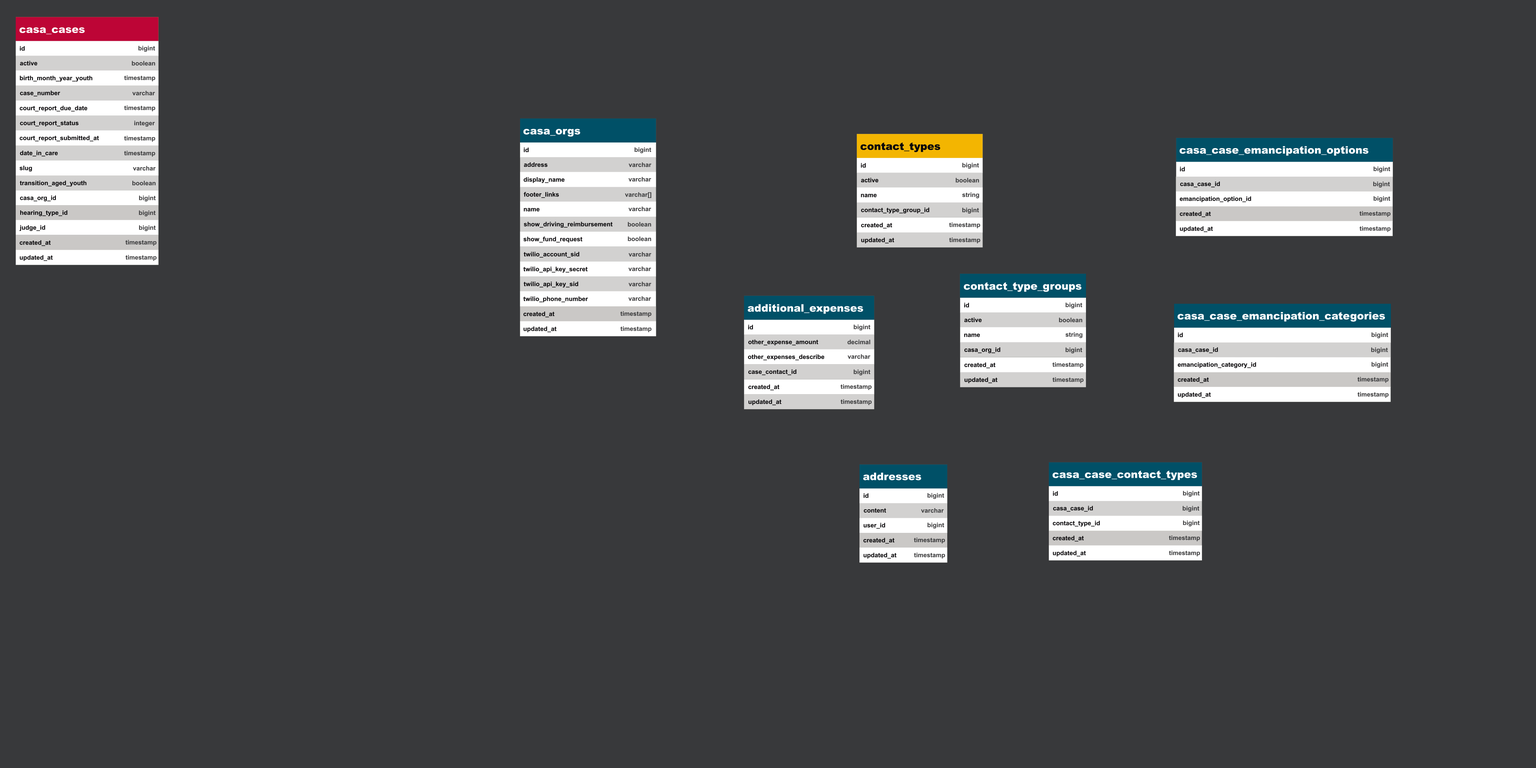
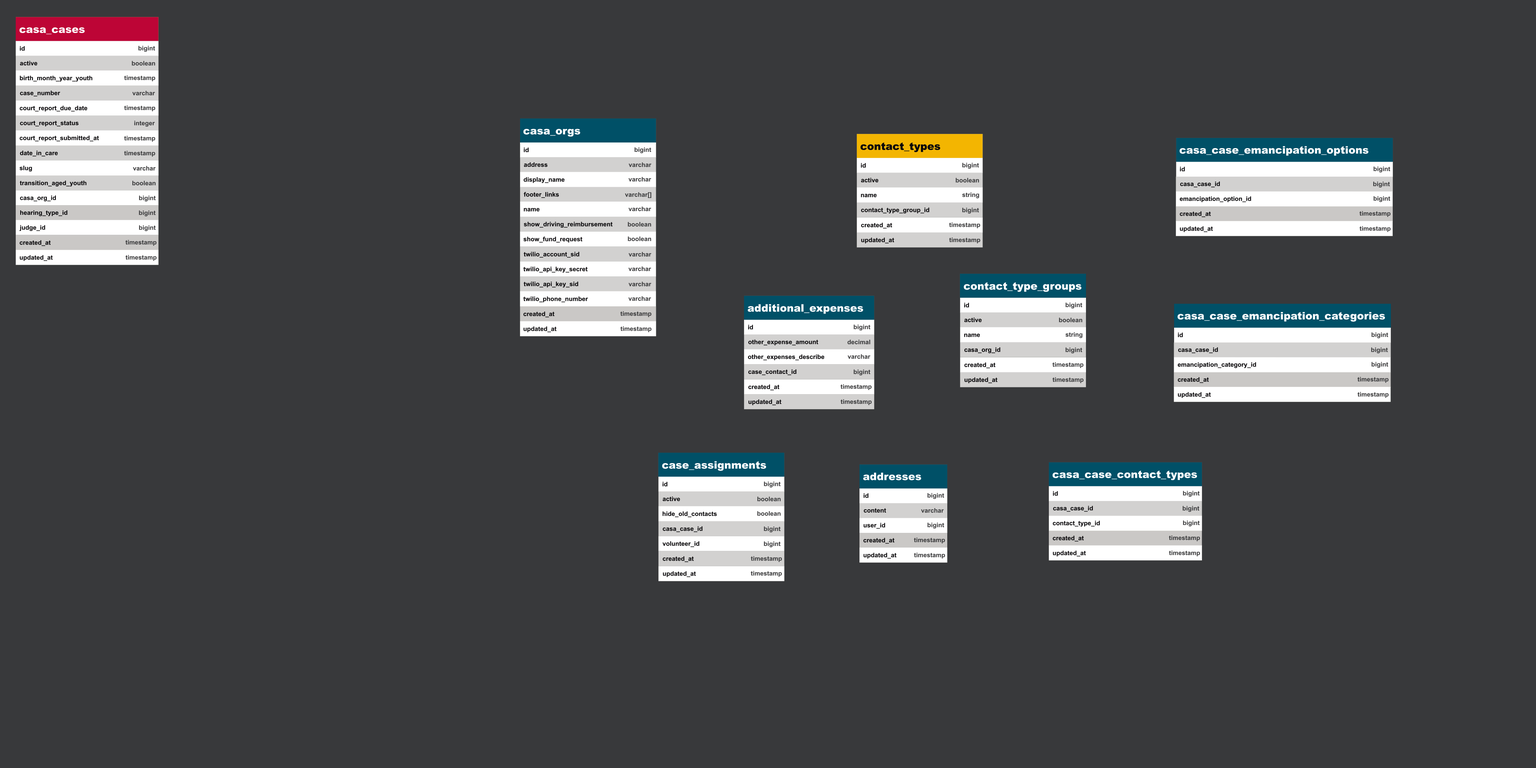
Before/after of a 1536 x 768 layered artwork. What changed in the layer stack:
pixels changed over [23, 130, 1384, 582] (layer not identified)
